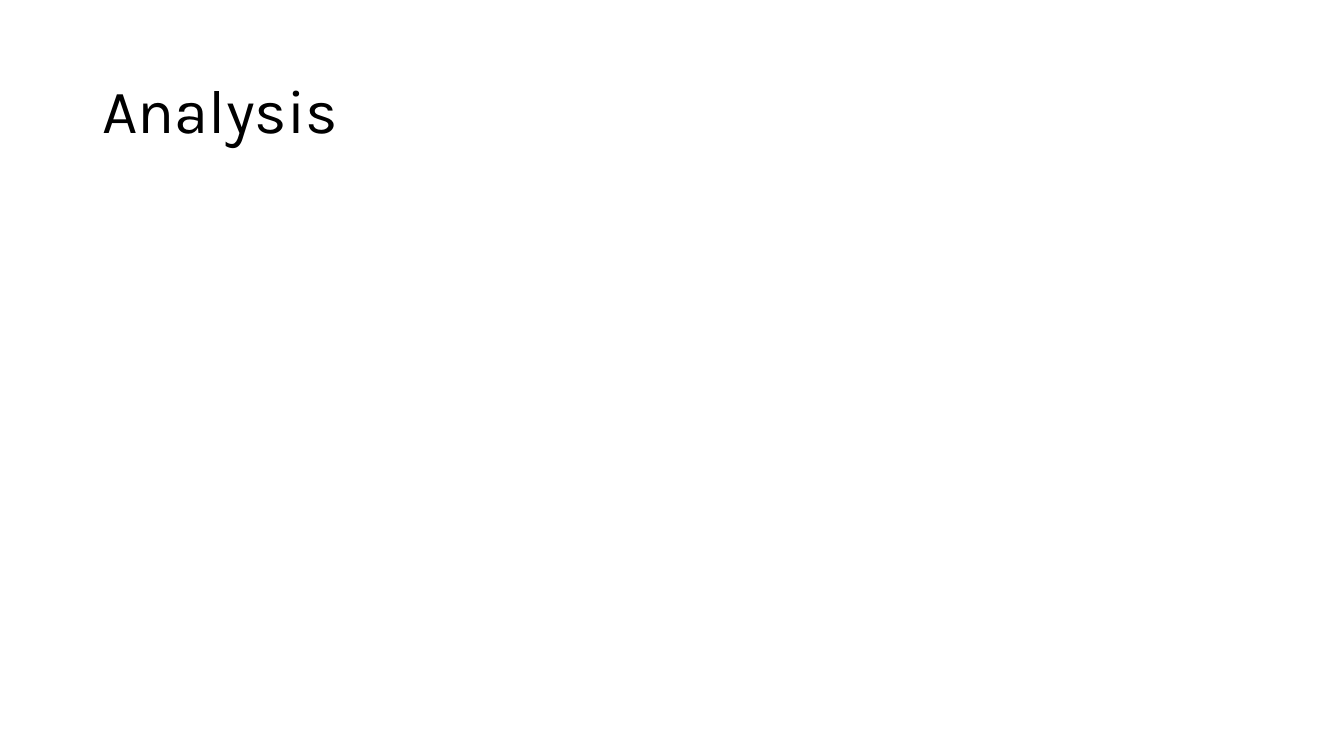
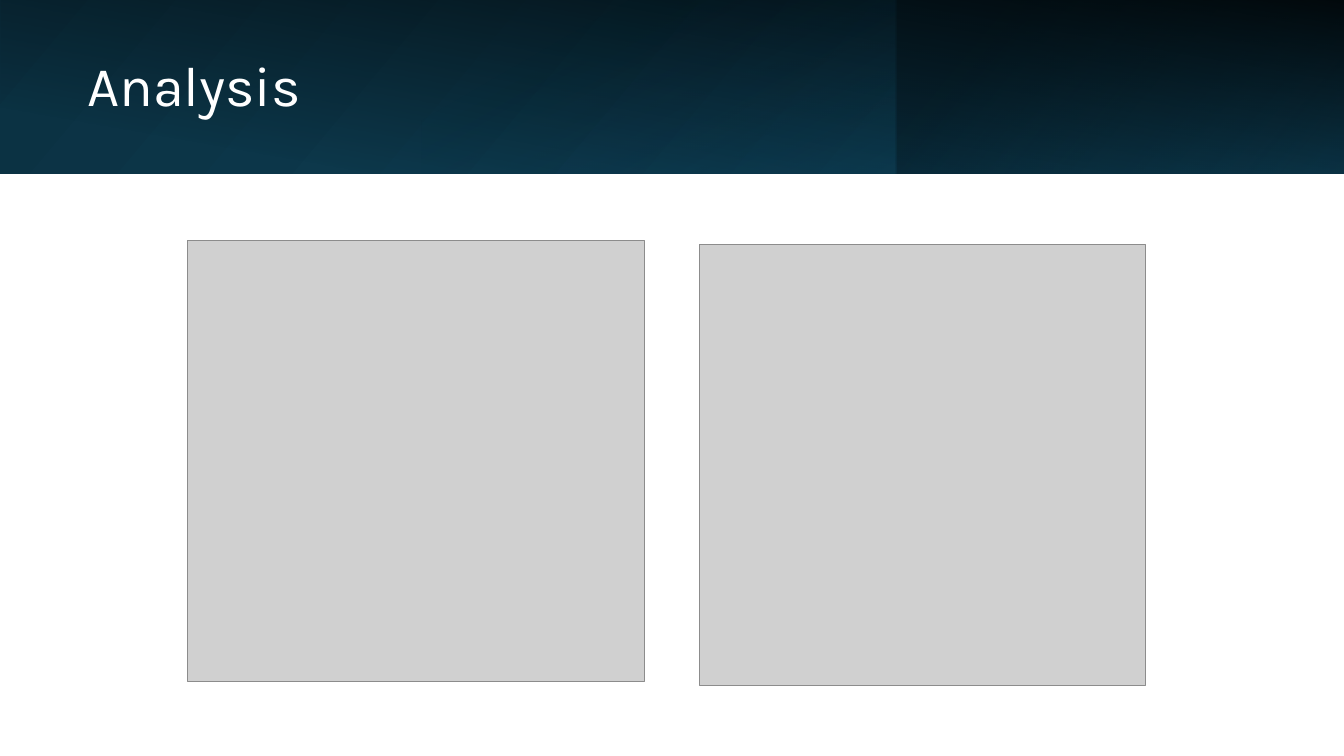
Before and after one commit to dewayneh57/ACS5513, a slide deck: slide 7 of Petabyte Pirates.pptx. Drawn at 1344x756 pixels with LibreOffice and Linux fonts; fonts in the diff are those of the drawing; grey boxes stand for pictures. Boxes give left, top, right and bottom in pixels: in the first picture for what was removed or moved away, otherwise in the second. Text is boxed around its words. In the diff, an @@ line names an element or a change of style, - is before the commit and + after.

```diff
--- a/Petabyte Pirates.pptx
+++ b/Petabyte Pirates.pptx
@@ rectangle added at (x1=0, y1=0, x2=1344, y2=173), fill gradient #0B3041 to #104862 @@
@@ rectangle added at (x1=0, y1=1, x2=1343, y2=174), fill gradient #000000 @@
@@ rectangle added at (x1=421, y1=0, x2=896, y2=173), fill gradient #156082 to #0B3041 @@
@@ rectangle added at (x1=896, y1=0, x2=1344, y2=173), fill gradient #0B3041 to #156082 @@
@@ title "Analysis" moved from (x1=102, y1=90, x2=337, y2=148) to (x1=87, y1=67, x2=301, y2=120) @@
@@ title "Analysis" at (x1=87, y1=67, x2=301, y2=120): size 44 to 40 pt, text colour #000000 to #FFFFFF @@
@@ picture added at (x1=188, y1=241, x2=644, y2=682) @@
@@ picture added at (x1=700, y1=245, x2=1146, y2=686) @@
```
Also in this commit, not shown: 2 slides added, 2 slides removed.
